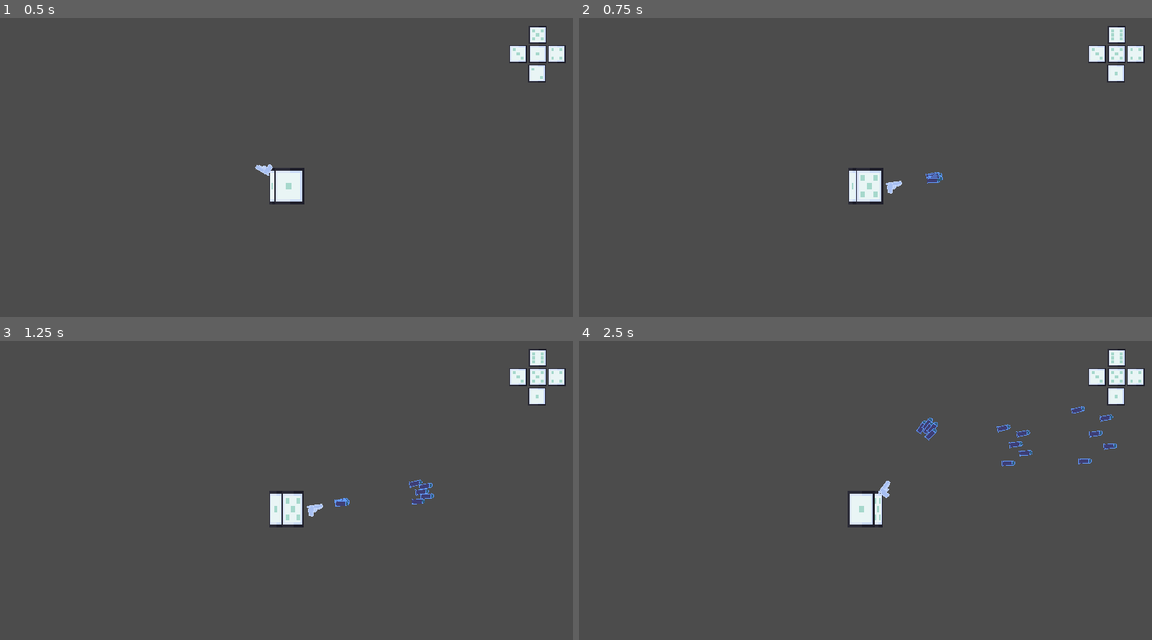
Above: before the commit, frames 1-4 (two rows, left to right).
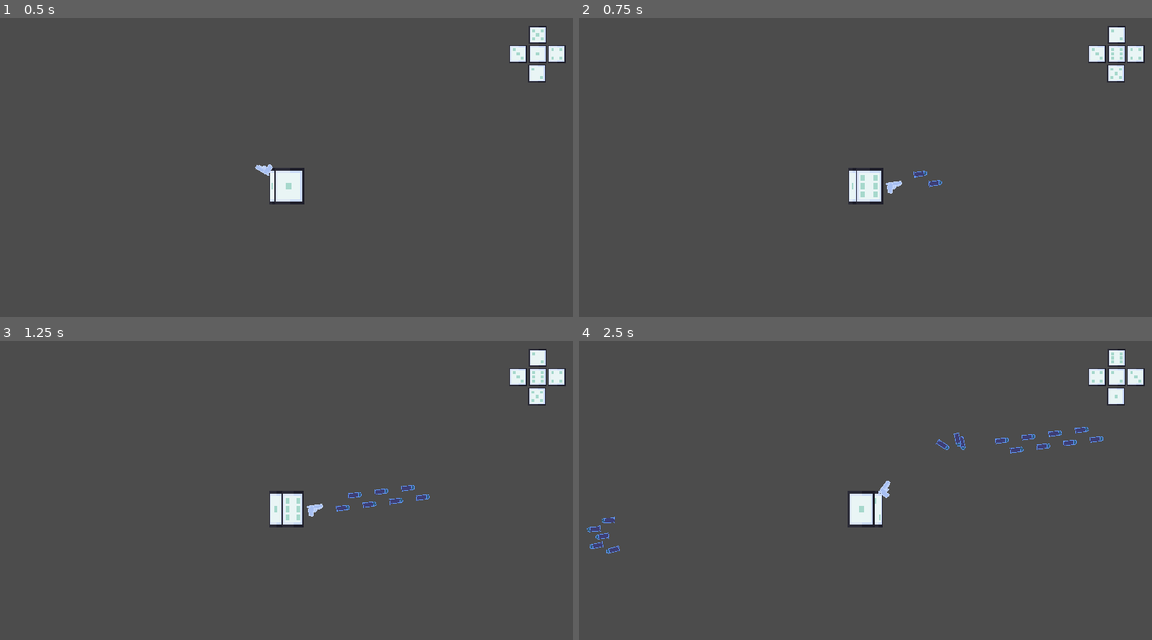
Above: after the commit, the same moments.

Repository: Cooljawty/The_Cube_Game-GMTK-Jam-2022-
Game: Godot game, scene res://World.tscn
The game is run twice, just before and just after one commit, with the same random seed, the same clock (stepped at 60 frames per second) and the same inputs.
Inputs (mouse positions are in pixels of both pictures, inside the frame that each line leads up to):
- Up to frame 1 (0.5 s): no input
- Up to frame 2 (0.75 s): tap Enter at 0.5 s; move the mouse to (991, 170) at 0.52 s; press the mouse at (991, 170) at 0.53 s; hold D (Right) from 0.53 s (still down)
- Up to frame 3 (1.25 s): keep holding D (Right)
- Up to frame 4 (2.5 s): move the mouse to (750, 526) at 1.27 s; release D (Right) at 1.28 s; release the mouse at (750, 526) at 1.28 s; hold S (Down) 1.28-2.03 s; click (750, 526) at 1.35 s; move the mouse to (922, 433) at 2.02 s; press the mouse at (922, 433) at 2.03 s; hold D (Right) from 2.03 s (still down)

Frame 1 is identical in both runs. In frame 2, 0.3% of the frame differs, in the area x 49-95%, y 3-58%; in frame 3, 0.6%; in frame 4, 1.2%, in the area x 1-99%, y 10-72%.

Commit message:
Fix movement function to save rotation

Diff:
--- a/Player/Player.gd
+++ b/Player/Player.gd
@@ -165,7 +165,7 @@
 
 func roll(Direction_):
 	var result = get_next_face(Direction_, Rotation_, Face)
-	Direction_ = result[0]
+	Rotation_ = result[0]
 	Face = result[1]
 
 	var preview = [
